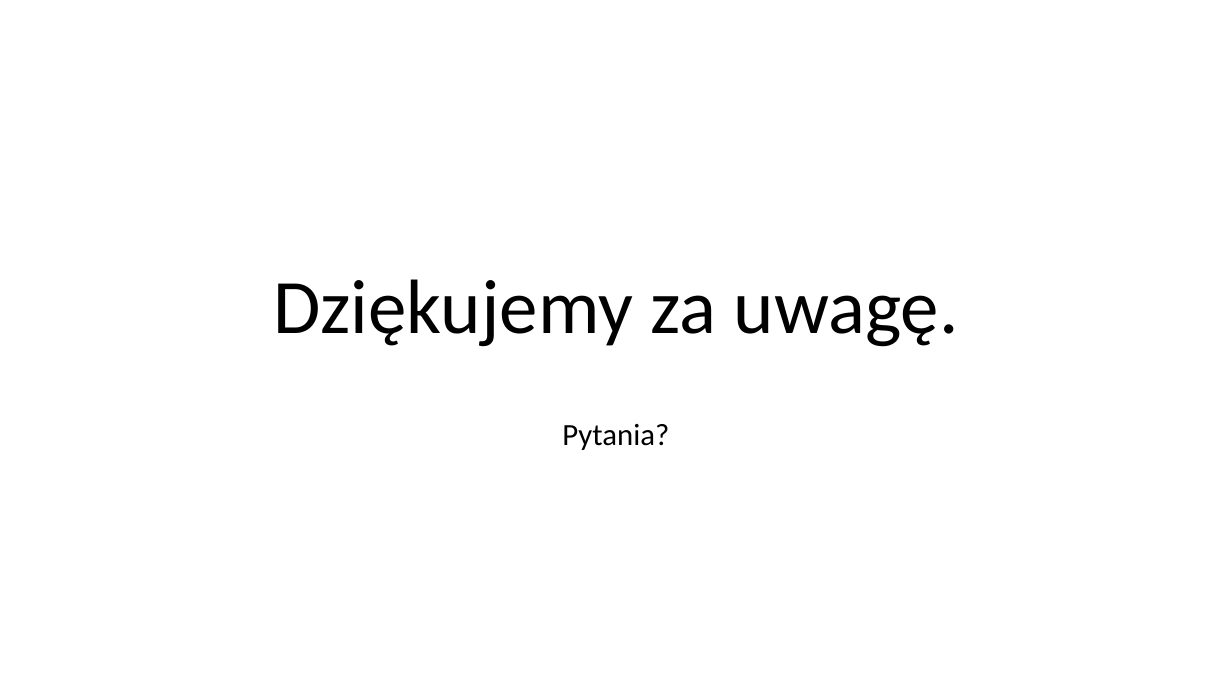
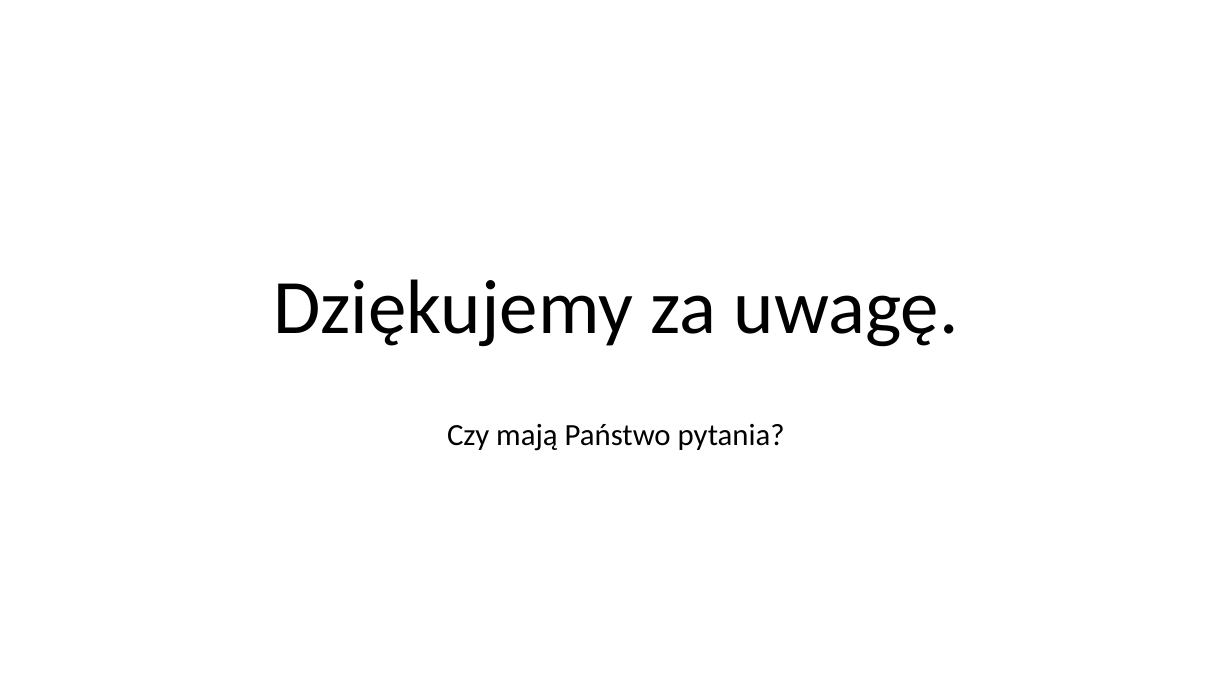
Before and after one commit to bjj-project/accommodation_announcements_documentation, a slide deck: slide 10 of accommodation_announcements_presentation.pptx. Drawn at 1232x693 pixels with LibreOffice and Linux fonts; fonts in the diff are those of the drawing. Boxes give left, top, right and bottom in pixels: in the first picture for what was removed or moved away, otherwise in the second. Text is boxed around its words. In the diff, an @@ line names an element or a change of style, - is before the commit and + after.

```diff
--- a/accommodation_announcements_presentation.pptx
+++ b/accommodation_announcements_presentation.pptx
@@ subtitle at (447, 424, 785, 451): text changed @@
-Pytania?
+Czy mają Państwo pytania?
```
Also in this commit, not shown: 5 other slides changed.
